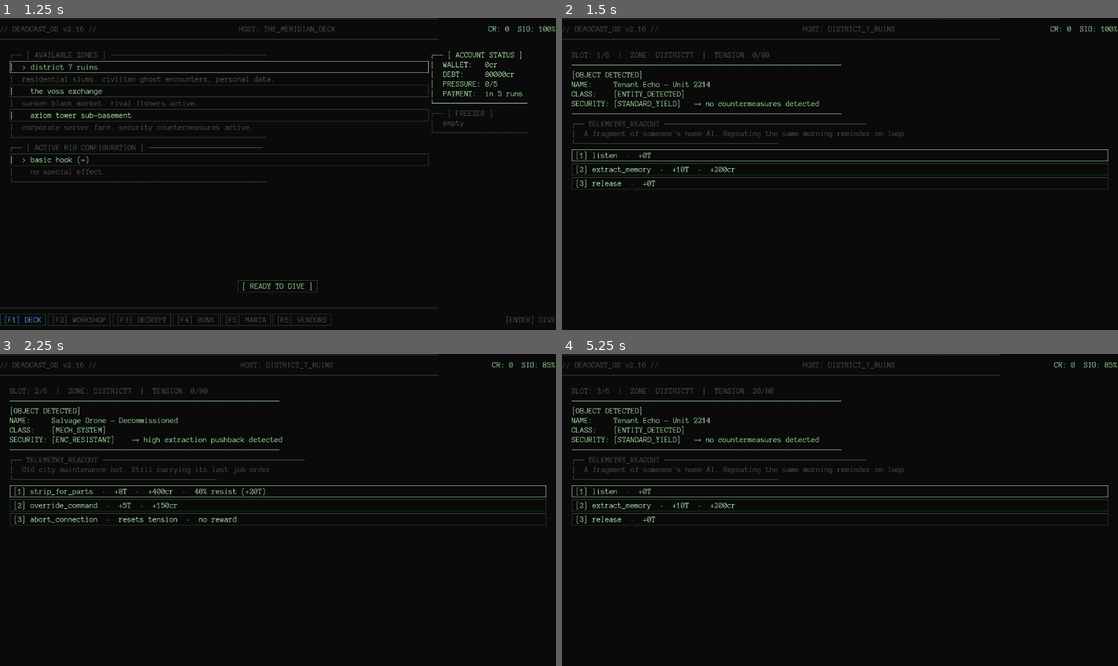
Above: before the commit, frames 1-4 (two rows, left to right).
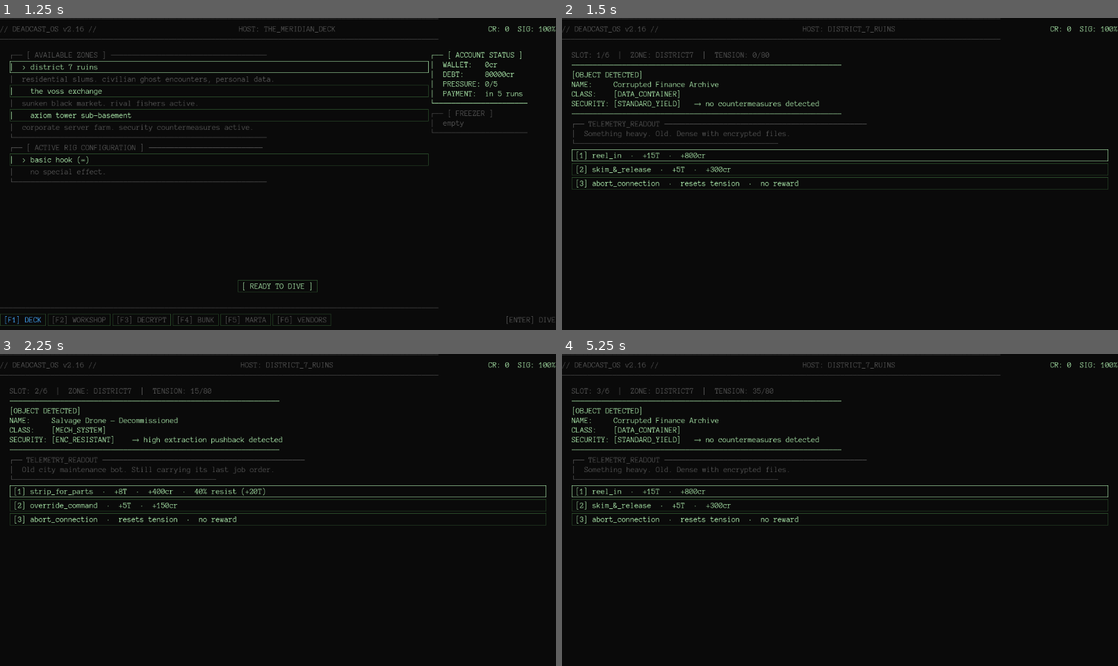
Above: after the commit, the same moments.

Repository: Teeohbee/deadcast
Game: Godot game, scene res://scenes/title_screen/TitleScreen.tscn
The game is run twice, just before and just after one commit, with the same random seed, the same clock (stepped at 60 frames per second) and the same inputs.
Inputs (mouse positions are in pixels of both pictures, inside the frame that each line leads up to):
- Up to frame 1 (1.25 s): click "new game" at 0.5 s
- Up to frame 2 (1.5 s): click "[ READY TO DIVE ]" at 1.25 s
- Up to frame 3 (2.25 s): click (278, 491) at 2 s, where only the run before the commit has a clickable "[1] listen · +0T"
- Up to frame 4 (5.25 s): click "[1] strip_for_parts · +8T · +…" at 2.75 s; tap Enter at 3.5 s; move the mouse to (962, 494) at 3.52 s; hold Space (action_reel) 3.53-4.25 s; click (962, 494) at 3.67 s; drag from (728, 525) to (812, 572) at 4.27 s; click "[CONTINUE →]" at 5 s

Frame 1 is identical in both runs. In frame 2, 1.1% of the frame differs, in the area x 4-62%, y 20-55%; in frame 3, 0.1%; in frame 4, 1.2%, in the area x 4-100%, y 2-55%.

Commit message:
fix: replace DirAccess catch loading with static ZoneData references
DirAccess cannot enumerate packed directories in web exports. Catches are
now referenced directly on ZoneData, making them statically linked into
the PCK and discoverable on all platforms.

Diff:
--- a/autoload/CatchPool.gd
+++ b/autoload/CatchPool.gd
@@ -5,20 +5,13 @@
 
 func load_catches_for_zone(zone: String) -> void:
     _loaded_catches = []
-    var path = "res://resources/catches/%s/" % zone
-    var dir = DirAccess.open(path)
-    if not dir:
-        push_warning("CatchPool: no directory found at %s" % path)
+    var zone_data: ZoneData = load("res://resources/zones/%s.tres" % zone)
+    if not zone_data:
+        push_warning("CatchPool: could not load zone resource for '%s'" % zone)
         return
-    dir.list_dir_begin()
-    var file_name = dir.get_next()
-    while file_name != "":
-        if not dir.current_is_dir() and file_name.ends_with(".tres"):
-            var resource = load(path.path_join(file_name))
-            if resource is CatchData:
-                _loaded_catches.append(resource)
-        file_name = dir.get_next()
-    dir.list_dir_end()
+    for catch in zone_data.catches:
+        if catch is CatchData:
+            _loaded_catches.append(catch)
 
 func generate_column(zone: String, corruption: float = 0.0, max_depth: int = 100, lure_effect: LureData.LureEffect = LureData.LureEffect.NONE) -> Array[CatchData]:
     load_catches_for_zone(zone)
--- a/resources/zone_data.gd
+++ b/resources/zone_data.gd
@@ -6,3 +6,4 @@
 @export var display_name: String = ""
 @export var passive_tension_drain: int = 0
 @export var description: String = ""
+@export var catches: Array[CatchData] = []
--- a/resources/zones/axiom.tres
+++ b/resources/zones/axiom.tres
@@ -1,6 +1,11 @@
-[gd_resource type="Resource" format=3]
+[gd_resource type="Resource" script_class="ZoneData" load_steps=7 format=3]
 
 [ext_resource type="Script" path="res://resources/zone_data.gd" id="1_zone"]
+[ext_resource type="Resource" path="res://resources/catches/axiom/axiom_drone_mk4.tres" id="2_catch"]
+[ext_resource type="Resource" path="res://resources/catches/axiom/axiom_vault_shard.tres" id="3_catch"]
+[ext_resource type="Resource" path="res://resources/catches/axiom/bioweapon_prototype.tres" id="4_catch"]
+[ext_resource type="Resource" path="res://resources/catches/axiom/deep_archive_core.tres" id="5_catch"]
+[ext_resource type="Resource" path="res://resources/catches/axiom/solace7.tres" id="6_catch"]
 
 [resource]
 script = ExtResource("1_zone")
@@ -8,3 +13,4 @@
 display_name = "Axiom Tower Sub-Basement"
 passive_tension_drain = 5
 description = "Corporate server farm. Security countermeasures active."
+catches = [ExtResource("2_catch"), ExtResource("3_catch"), ExtResource("4_catch"), ExtResource("5_catch"), ExtResource("6_catch")]
--- a/resources/zones/district7.tres
+++ b/resources/zones/district7.tres
@@ -1,6 +1,11 @@
-[gd_resource type="Resource" format=3]
+[gd_resource type="Resource" script_class="ZoneData" load_steps=7 format=3]
 
 [ext_resource type="Script" path="res://resources/zone_data.gd" id="1_zone"]
+[ext_resource type="Resource" path="res://resources/catches/district7/civilian_ghost_mariana.tres" id="2_catch"]
+[ext_resource type="Resource" path="res://resources/catches/district7/corrupted_finance_archive.tres" id="3_catch"]
+[ext_resource type="Resource" path="res://resources/catches/district7/personal_blackmail.tres" id="4_catch"]
+[ext_resource type="Resource" path="res://resources/catches/district7/salvage_drone.tres" id="5_catch"]
+[ext_resource type="Resource" path="res://resources/catches/district7/tenant_echo.tres" id="6_catch"]
 
 [resource]
 script = ExtResource("1_zone")
@@ -8,3 +13,4 @@
 display_name = "District 7 Ruins"
 passive_tension_drain = 0
 description = "Residential slums. Civilian ghost encounters, personal data."
+catches = [ExtResource("2_catch"), ExtResource("3_catch"), ExtResource("4_catch"), ExtResource("5_catch"), ExtResource("6_catch")]
--- a/resources/zones/exchange.tres
+++ b/resources/zones/exchange.tres
@@ -1,6 +1,11 @@
-[gd_resource type="Resource" format=3]
+[gd_resource type="Resource" script_class="ZoneData" load_steps=7 format=3]
 
 [ext_resource type="Script" path="res://resources/zone_data.gd" id="1_zone"]
+[ext_resource type="Resource" path="res://resources/catches/exchange/black_market_shard.tres" id="2_catch"]
+[ext_resource type="Resource" path="res://resources/catches/exchange/contraband_medkit.tres" id="3_catch"]
+[ext_resource type="Resource" path="res://resources/catches/exchange/fixer_network_node.tres" id="4_catch"]
+[ext_resource type="Resource" path="res://resources/catches/exchange/illegal_bioware.tres" id="5_catch"]
+[ext_resource type="Resource" path="res://resources/catches/exchange/rival_fisher_line.tres" id="6_catch"]
 
 [resource]
 script = ExtResource("1_zone")
@@ -8,3 +13,4 @@
 display_name = "The Voss Exchange"
 passive_tension_drain = 0
 description = "Sunken black market. Rival fishers active."
+catches = [ExtResource("2_catch"), ExtResource("3_catch"), ExtResource("4_catch"), ExtResource("5_catch"), ExtResource("6_catch")]
